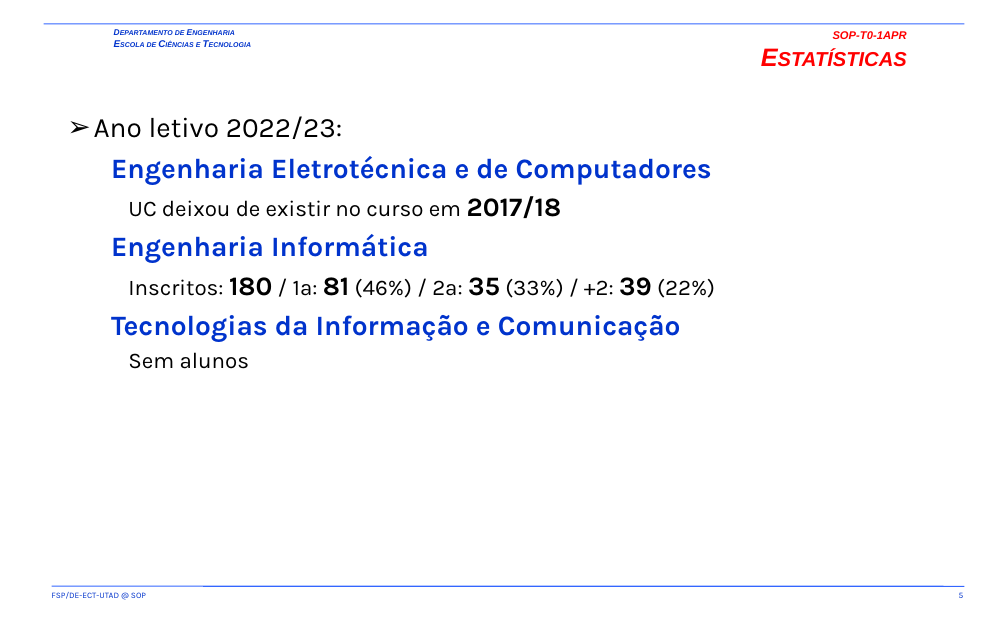
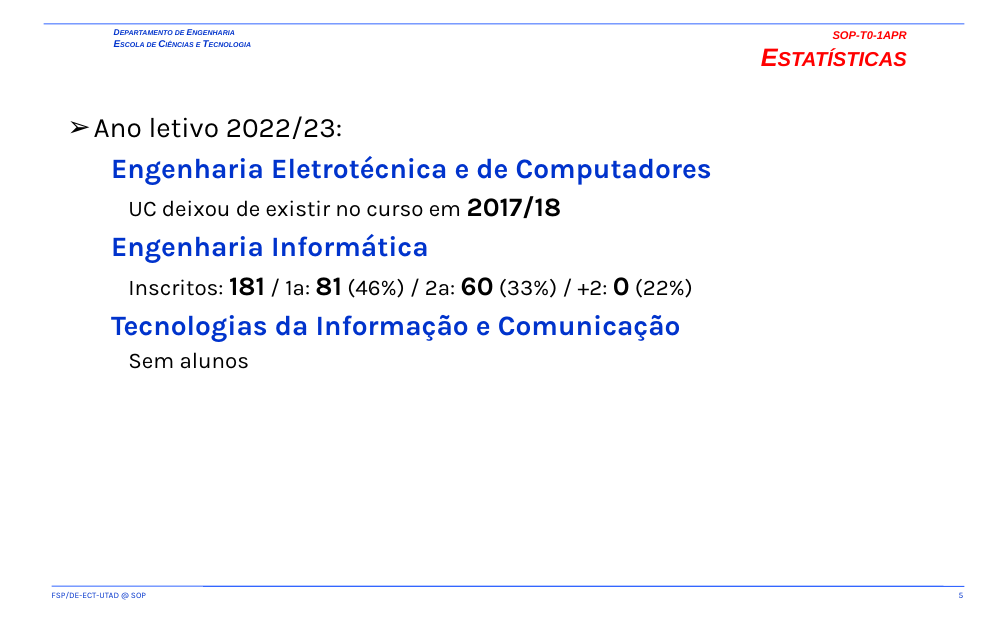
Before and after one commit to fsp864/UTAD-SOP, a slide deck: slide 5 of aulas/t/SOP-T0-1APR.pptx. Drawn at 1008x630 pixels with LibreOffice and Linux fonts; fonts in the diff are those of the drawing; background and template pictures are left out. Boxes give left, top, right and bottom in pixels: in the first picture for what was removed or moved away, otherwise in the second. Text is boxed around its words. In the diff, an @@ line names an element or a change of style, - is before the commit and + after.

```diff
--- a/aulas/t/SOP-T0-1APR.pptx
+++ b/aulas/t/SOP-T0-1APR.pptx
@@ text at (128,277,693,298): text changed @@
-    Inscritos: 180 / 1ª: 81 (46%) / 2ª: 35 (33%) / +2: 39 (22%)
+    Inscritos: 181 / 1ª: 81 (46%) / 2ª: 60 (33%) / +2: 0 (22%)
```
Also in this commit, not shown: 4 other slides changed, 1 slide removed, 13 other files.
